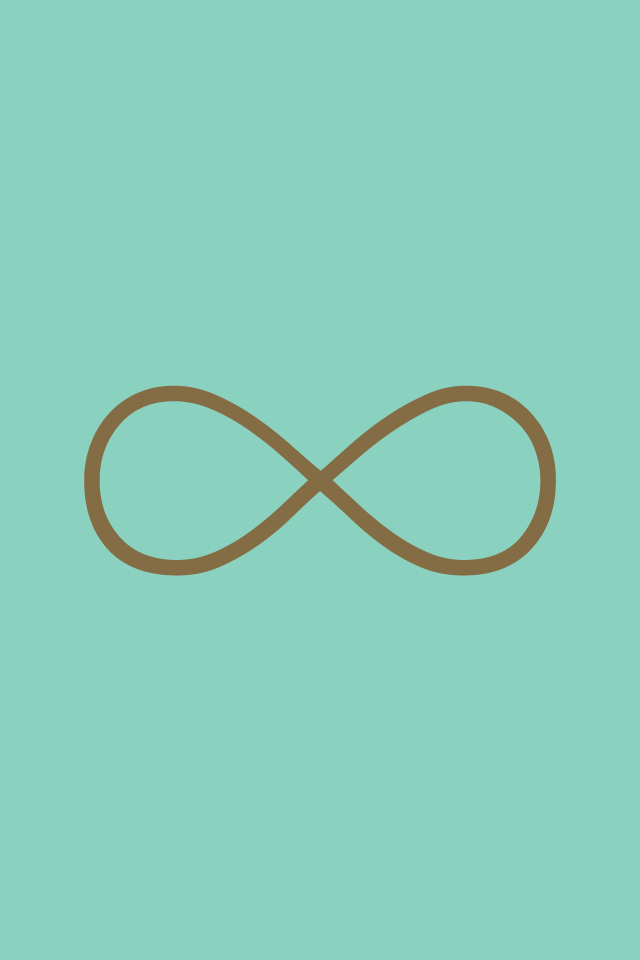
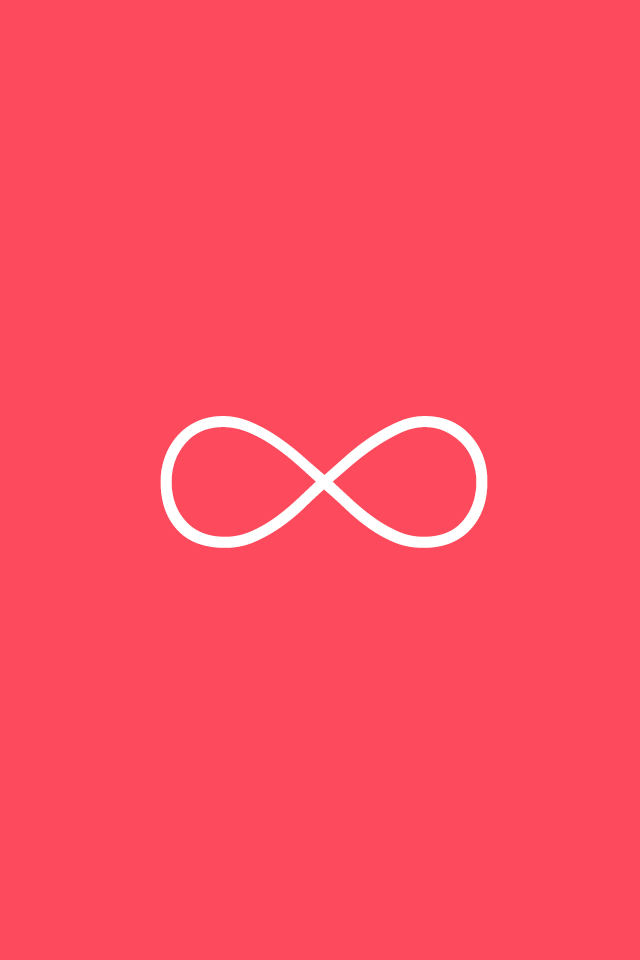
Two versions of the same layered image (640 × 960). Layer-by-layer changes:
painted on "∞" over 84, 385, 556, 576
removed layer "Fondo" over 0, 0, 640, 960
added layer "Background" over 0, 0, 640, 960
